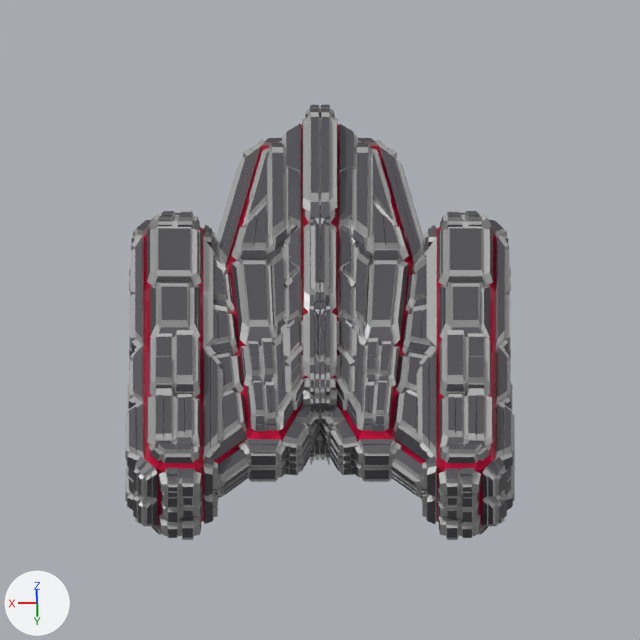
What one commit did to the Blender file Blends - Ships/Titan/Replicant/Titan-Replicant.blend.
Camera for both pictures: the file's camera 'Ship.001'. Arrows for +X, +Y and +Z are at lower left; the lights stay in place.

Names of what the first picture shows: 'Cube.002', 'discombobulated_mesh', 'discombobulated_mesh.002', 'discombobulated_mesh.003'.
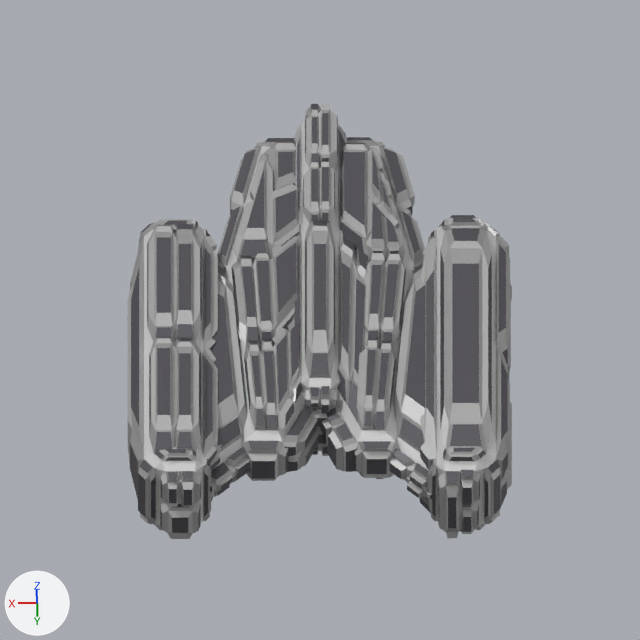
Location of each change, [x1, y1, x2, y2] in pixels of the pictures (640 x 640 px; the box of a moved part takes in the faces that stretch with it):
'discombobulated_mesh.005', added: after [128, 104, 512, 539]
    faces in mat_nobel (grey #b3b3b3): [128, 104, 512, 539]
    faces in mat_scarpa_flow (dark grey #59575d): [130, 104, 509, 533]
'discombobulated_mesh.002', deleted: before [125, 143, 515, 540]
    faces in mat_scarpa_flow (dark grey #59575d): [127, 143, 513, 538]
    faces in mat_nobel (grey #b3b3b3): [125, 143, 515, 540]
'discombobulated_mesh.003', deleted: before [132, 105, 508, 536]
    faces in mat_nobel (grey #b3b3b3): [132, 107, 508, 536]
    faces in mat_scarpa_flow (dark grey #59575d): [132, 105, 508, 536]
'discombobulated_mesh.004', added: after [138, 126, 501, 531]
    faces in mat_nobel (grey #b3b3b3): [138, 126, 501, 531]
    faces in mat_scarpa_flow (dark grey #59575d): [138, 132, 500, 531]
'discombobulated_mesh', deleted: before [203, 237, 437, 347]
part 1 of me_cube_002, moved or reshaped: before [144, 123, 496, 525]; after [144, 121, 485, 527]

Diff of the bpy script that builds the scene:
```diff
--- a/Blends - Ships/Titan/Replicant/Titan-Replicant.blend.py
+++ b/Blends - Ships/Titan/Replicant/Titan-Replicant.blend.py
@@ me_cube_002 @@
 # used by ob_cube_002; parent = ob_titan; location = (0.0, 0.0, 0.0)
-me_cube_002.from_pydata(...)  # 183 vertices, 78 faces; spans x -4.68..0.0, y -6.5..6.73, z 0.0..1.25
-me_cube_002.materials.append(mat_hot_engine)  # pink #e40045
+me_cube_002.from_pydata(...)  # 288 vertices, 209 faces; spans x -4.68..4.68, y -6.5..6.73, z -1.25..1.25
+# me_cube_002 part 1: 1 vertex moved from x -0.5, y -6.29, z 0.0 to x -0.5, y -6.29, z -1.04; 114 vertices removed from x -4.68..0.0, y -6.5..6.73, z 0.0..1.25; 223 vertices added at x -4.68..4.68, y -6.5..6.73, z -1.25..1.25
+me_cube_002.materials.append(mat_alto)  # light grey #e0e0e0
@@ ob_cube_002 @@
 ob_cube_002.location = (0.0, 0.0, 0.0)
-_m = ob_cube_002.modifiers.new('Mirror', 'MIRROR')
-_m.use_axis = (True, False, True)
@@ ob_discombobulated_mesh @@
-ob_discombobulated_mesh = bpy.data.objects.new('discombobulated_mesh', me_discombobulated_object)
@@ ob_discombobulated_mesh_002 @@
-ob_discombobulated_mesh_002 = bpy.data.objects.new('discombobulated_mesh.002', me_discombobulated_object_002)
@@ ob_discombobulated_mesh_003 @@
-ob_discombobulated_mesh_003 = bpy.data.objects.new('discombobulated_mesh.003', me_discombobulated_object_003)
@@ ob_discombobulated_mesh_005 @@
+ob_discombobulated_mesh_005 = bpy.data.objects.new('discombobulated_mesh.005', me_discombobulated_object_010)  # 4720 vertices, 2950 faces; spans x -5.1..5.11, y -7.01..7.25, z -1.81..1.83; in mat_scarpa_flow (dark grey #59575d), mat_nobel (grey #b3b3b3)
+ob_discombobulated_mesh_005.parent = ob_titan
+ob_discombobulated_mesh_005.location = (0.0, 0.0, 0.0)
@@ ob_discombobulated_mesh_004 @@
+ob_discombobulated_mesh_004 = bpy.data.objects.new('discombobulated_mesh.004', me_discombobulated_object_009)  # 2528 vertices, 1580 faces; spans x -4.94..4.98, y -6.89..7.1, z -1.64..1.64; in mat_nobel (grey #b3b3b3), mat_scarpa_flow (dark grey #59575d)
+ob_discombobulated_mesh_004.parent = ob_titan
+ob_discombobulated_mesh_004.location = (0.0, 0.0, 0.0)
```
